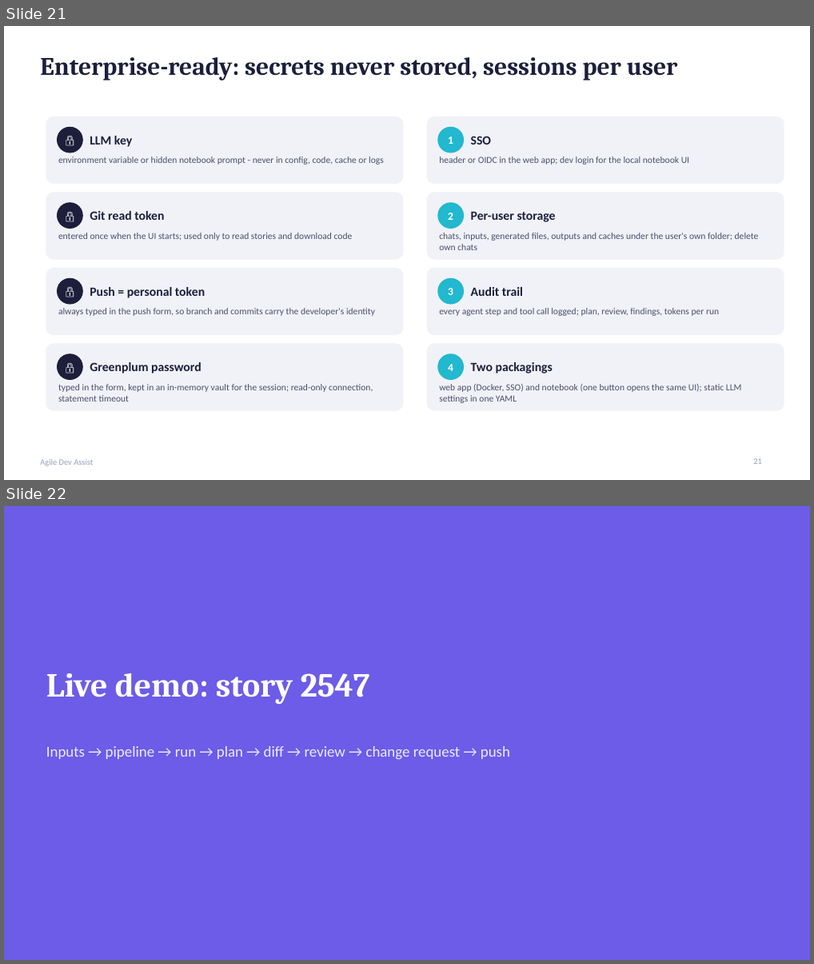
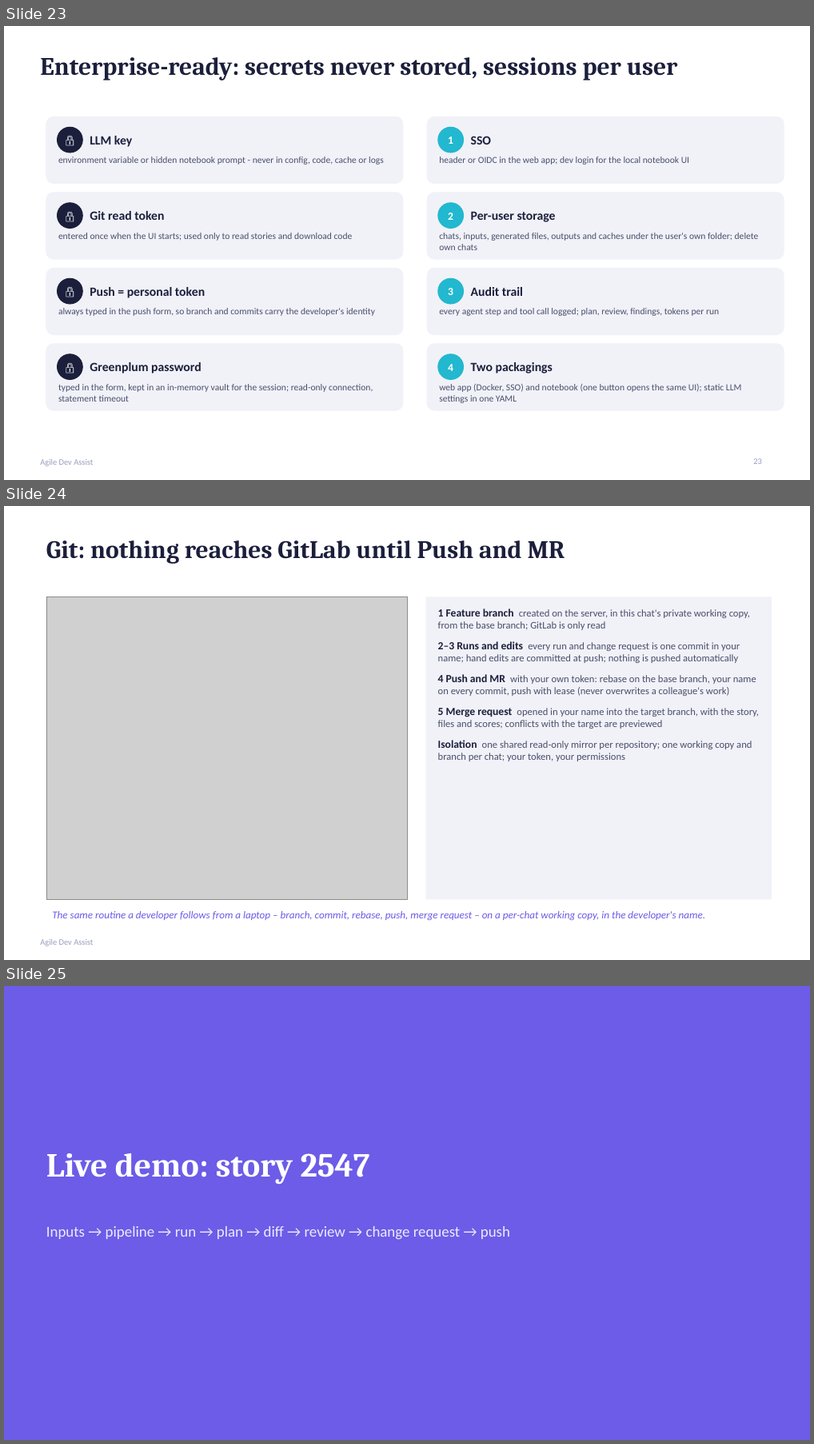
Before and after one commit to shahpratik48/Python, a slide deck: Agile_Dev_Assist_Presentation.pptx. Shown one above the other, each under a label of ours: slides 21 and 22 before the commit, slides 23, 24 and 25 after it. The pictures are 814x964 and 814x1444 pixels, drawn with LibreOffice and Linux fonts; fonts in the diff are those of the drawing; grey boxes stand for pictures. Boxes give left, top, right and bottom in pixels: in the first picture for what was removed or moved away, otherwise in the second. Text is boxed around its words. In the diff, an @@ line names an element or a change of style, - is before the commit and + after.

```diff
--- a/Agile_Dev_Assist_Presentation.pptx
+++ b/Agile_Dev_Assist_Presentation.pptx
@@ slide 24 added at [4, 506, 810, 960], background #FFFFFF; not listed: 1 template element that a slide beside it also shows @@
@@ title added at [46, 540, 566, 564], 30 pt, text #1B1F3B, bold @@
+Git: nothing reaches GitLab until Push and MR
@@ picture added at [46, 596, 408, 900] @@
@@ rectangle added at [426, 596, 772, 900], fill #F1F2F8, 12 pt, text #4A4F6B @@
+1 Feature branch created on the server, in this chat's private working copy, from the base branch; GitLab is only read
+2–3 Runs and edits every run and change request is one commit in your name; hand edits are committed at push; nothing is pushed automatically
+4 Push and MR with your own token: rebase on the base branch, your name on every commit, push with lease (never overwrites a colleague's work)
+5 Merge request opened in your name into the target branch, with the story, files and scores; conflicts with the target are previewed
+Isolation one shared read-only mirror per repository; one working copy and branch per chat; your token, your permissions
@@ text added at [52, 911, 706, 920], 12.5 pt, text #6C5CE7, italic @@
+The same routine a developer follows from a laptop – branch, commit, rebase, push, merge request – on a per-chat working copy, in the developer's name.
@@ what was slide 21 is now slide 23 @@
@@ what was slide 22 is now slide 25 @@
```
Also in this commit, not shown: 2 other slides added, 1 other file.
